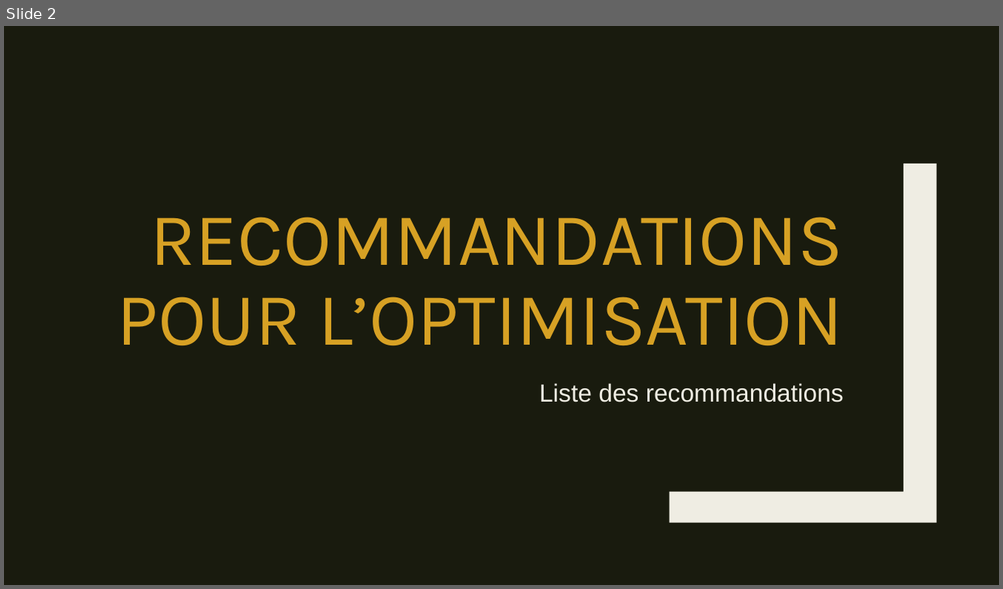
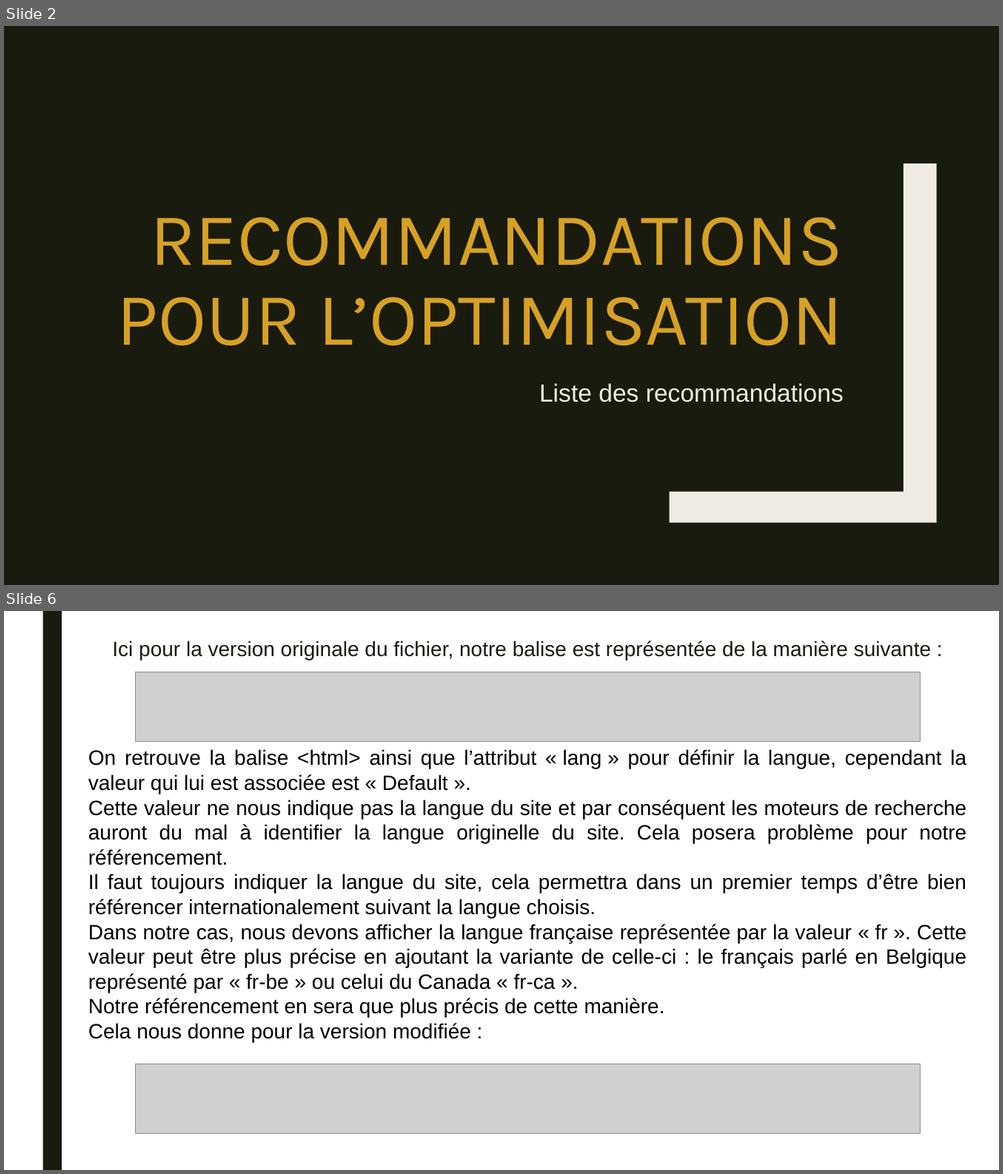
Before and after one commit to Amine-Be/Projet-4, a slide deck: P4_02_Recommandations.pptx. Shown one above the other, each under a label of ours: slide 2 before the commit, slides 2 and 6 after it; the slides between them are not shown. The pictures are 1003x589 and 1003x1174 pixels, drawn with LibreOffice and Linux fonts; fonts in the diff are those of the drawing; grey boxes stand for pictures. Boxes give left, top, right and bottom in pixels: in the first picture for what was removed or moved away, otherwise in the second. Text is boxed around its words. In the diff, an @@ line names an element or a change of style, - is before the commit and + after.

```diff
--- a/P4_02_Recommandations.pptx
+++ b/P4_02_Recommandations.pptx
@@ slide 6 added at <box>4,611,999,1170</box>, background #FFFFFF @@
@@ rectangle added at <box>42,611,62,1170</box>, fill #191B0E @@
@@ text added at <box>112,641,930,660</box>, 20 pt, text #191B0E @@
+Ici pour la version originale du fichier, notre balise est représentée de la manière suivante :
@@ picture added at <box>135,672,920,742</box> @@
@@ text added at <box>88,749,967,1042</box>, 20 pt, text #000000 @@
+On retrouve la balise <html> ainsi que l’attribut « lang » pour définir la langue, cependant la valeur qui lui est associée est « Default ».
+Cette valeur ne nous indique pas la langue du site et par conséquent les moteurs de recherche auront du mal à identifier la langue originelle du site. Cela posera problème pour notre référencement.
+Il faut toujours indiquer la langue du site, cela permettra dans un premier temps d’être bien référencer internationalement suivant la langue choisis.
+Dans notre cas, nous devons afficher la langue française représentée par la valeur « fr ». Cette valeur peut être plus précise en ajoutant la variante de celle-ci : le français parlé en Belgique représenté par « fr-be » ou celui du Canada « fr-ca ».
+Notre référencement en sera que plus précis de cette manière.
+Cela nous donne pour la version modifiée :
@@ picture added at <box>135,1065,920,1135</box> @@
```
Also in this commit, not shown: 1 slide changed, 27 other slides added.
